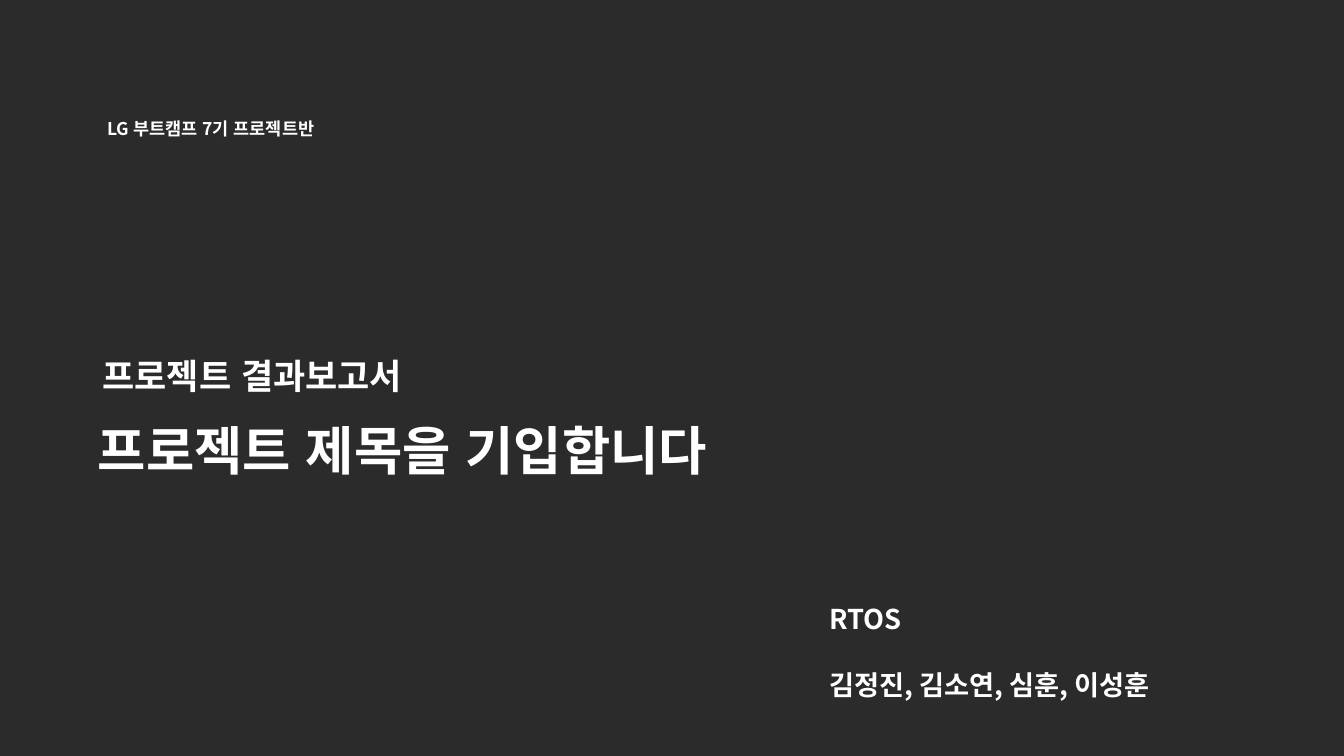
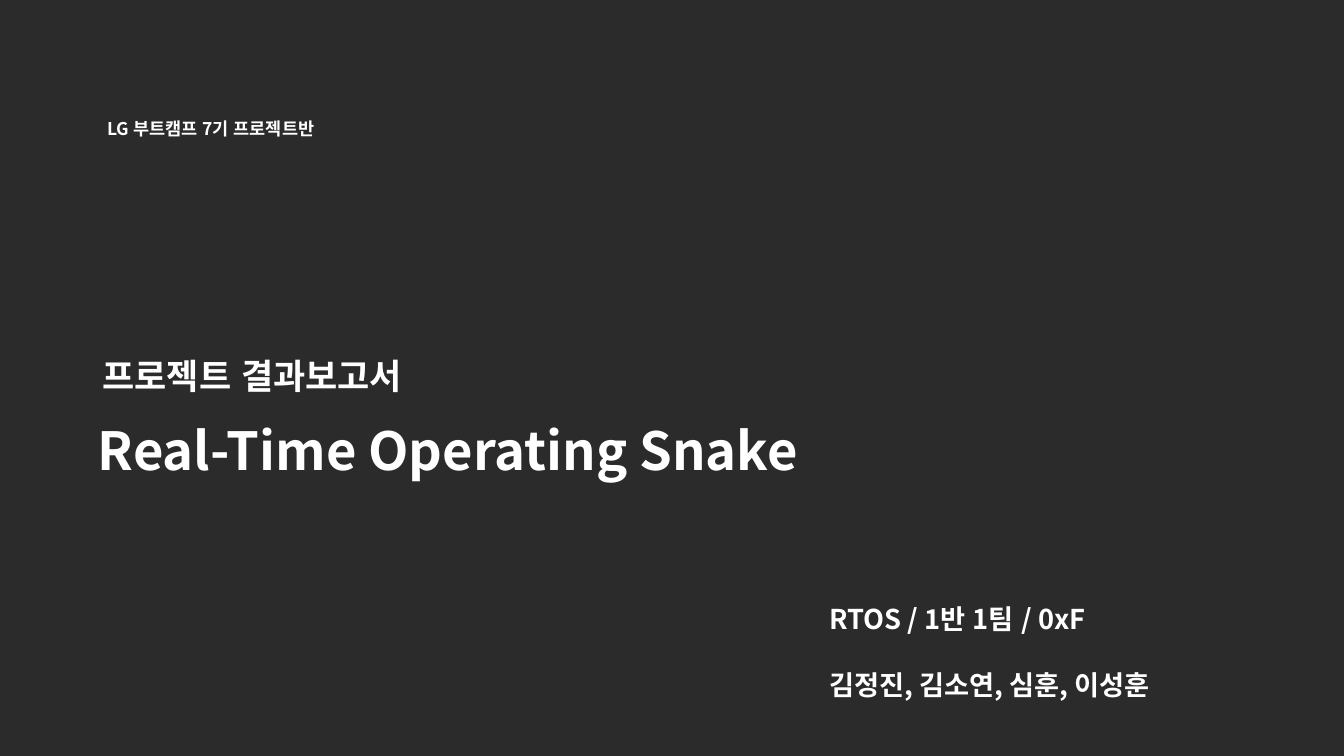
Before and after one commit to plat320/SWBootCamp7, a slide deck: slide 1 of 부트캠프_07기_RTOS_1팀(김정진, 김소연, 심훈, 이성훈)_최종보고서.pptx. Drawn at 1344x756 pixels with LibreOffice and Linux fonts; fonts in the diff are those of the drawing; background and template pictures are left out; a plain dark background stands for a picture behind light text. Boxes give left, top, right and bottom in pixels: in the first picture for what was removed or moved away, otherwise in the second. Text is boxed around its words. In the diff, an @@ line names an element or a change of style, - is before the commit and + after.

```diff
--- a/부트캠프_07기_RTOS_1팀(김정진, 김소연, 심훈, 이성훈)_최종보고서.pptx
+++ b/부트캠프_07기_RTOS_1팀(김정진, 김소연, 심훈, 이성훈)_최종보고서.pptx
@@ text at bbox=[98, 427, 797, 483]: text changed @@
-프로젝트 제목을 기입합니다
+Real-Time Operating Snake
@@ text at bbox=[829, 606, 1085, 631]: text changed @@
-RTOS
+RTOS / 1반 1팀 / 0xF
```
Also in this commit, not shown: 4 other slides changed, 5 slides added, 2 slides removed.
